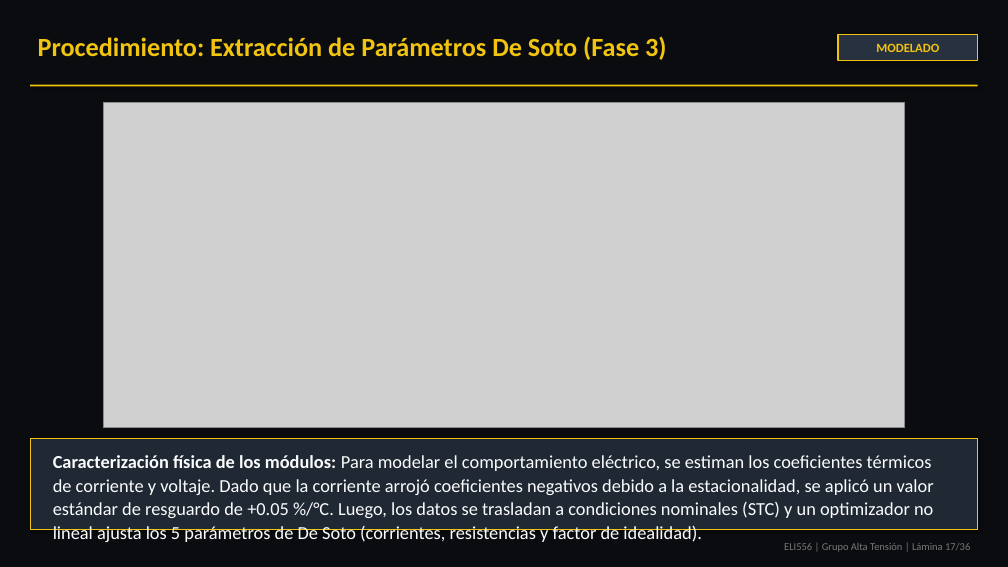
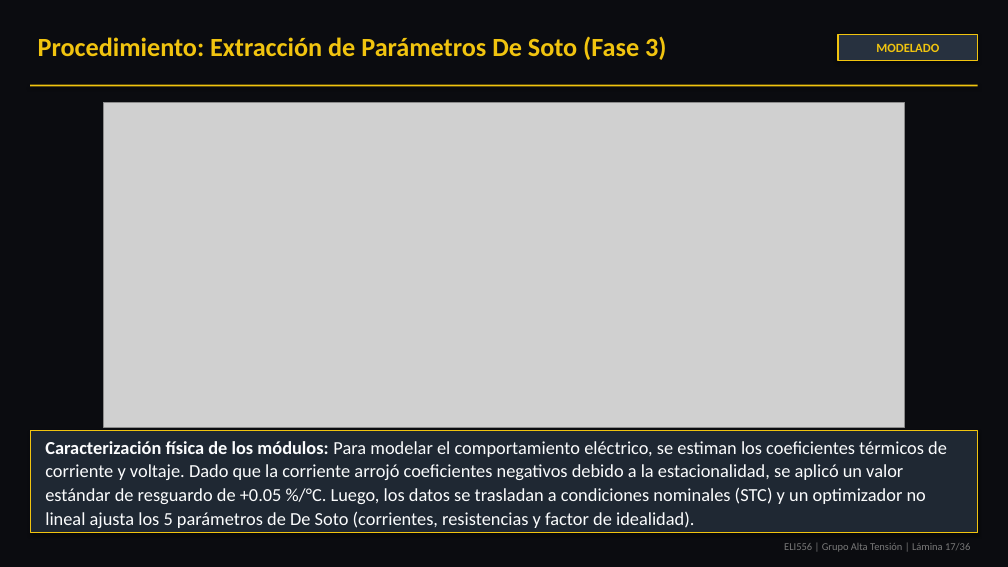
Before and after one commit to theChosen16/t2-paneles, a slide deck: slide 17 of output/Presentacion_Final_ELI556_Atacama_POA_Tarea2_revisado.pptx. Drawn at 1008x567 pixels with LibreOffice and Linux fonts; fonts in the diff are those of the drawing; grey boxes stand for pictures. Boxes give left, top, right and bottom in pixels: in the first picture for what was removed or moved away, otherwise in the second. Text is boxed around its words. In the diff, an @@ line names an element or a change of style, - is before the commit and + after.

```diff
--- a/output/Presentacion_Final_ELI556_Atacama_POA_Tarea2_revisado.pptx
+++ b/output/Presentacion_Final_ELI556_Atacama_POA_Tarea2_revisado.pptx
@@ rectangle: place and size @@
-rectangle at [30,439,978,529]
+rectangle at [30,431,978,533]
@@ text "Caracterización física de los módulos: ..." rewrapped from [53,455,934,542] to [45,441,947,528] @@
```
Also in this commit, not shown: 7 other slides changed, 1 other file.
